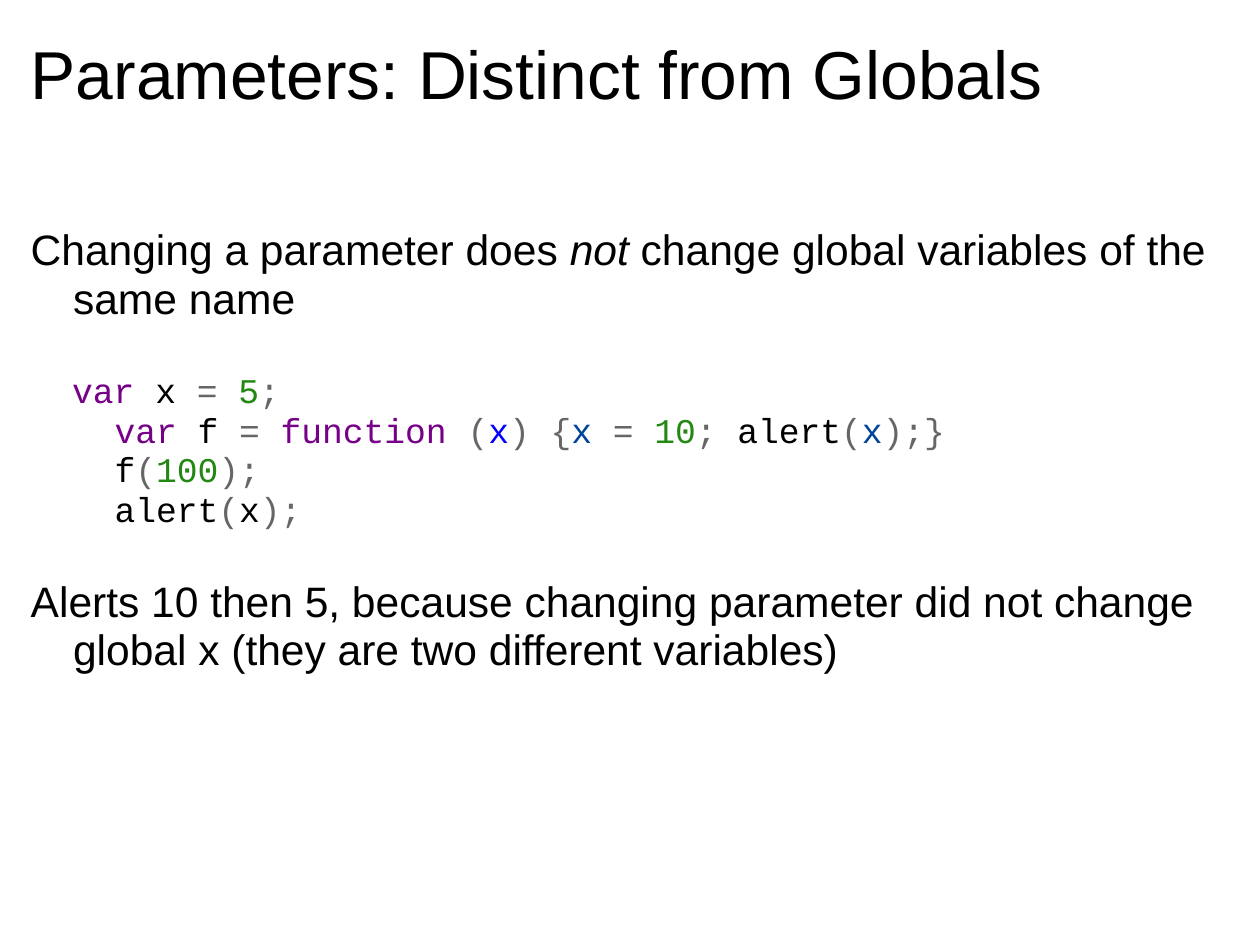
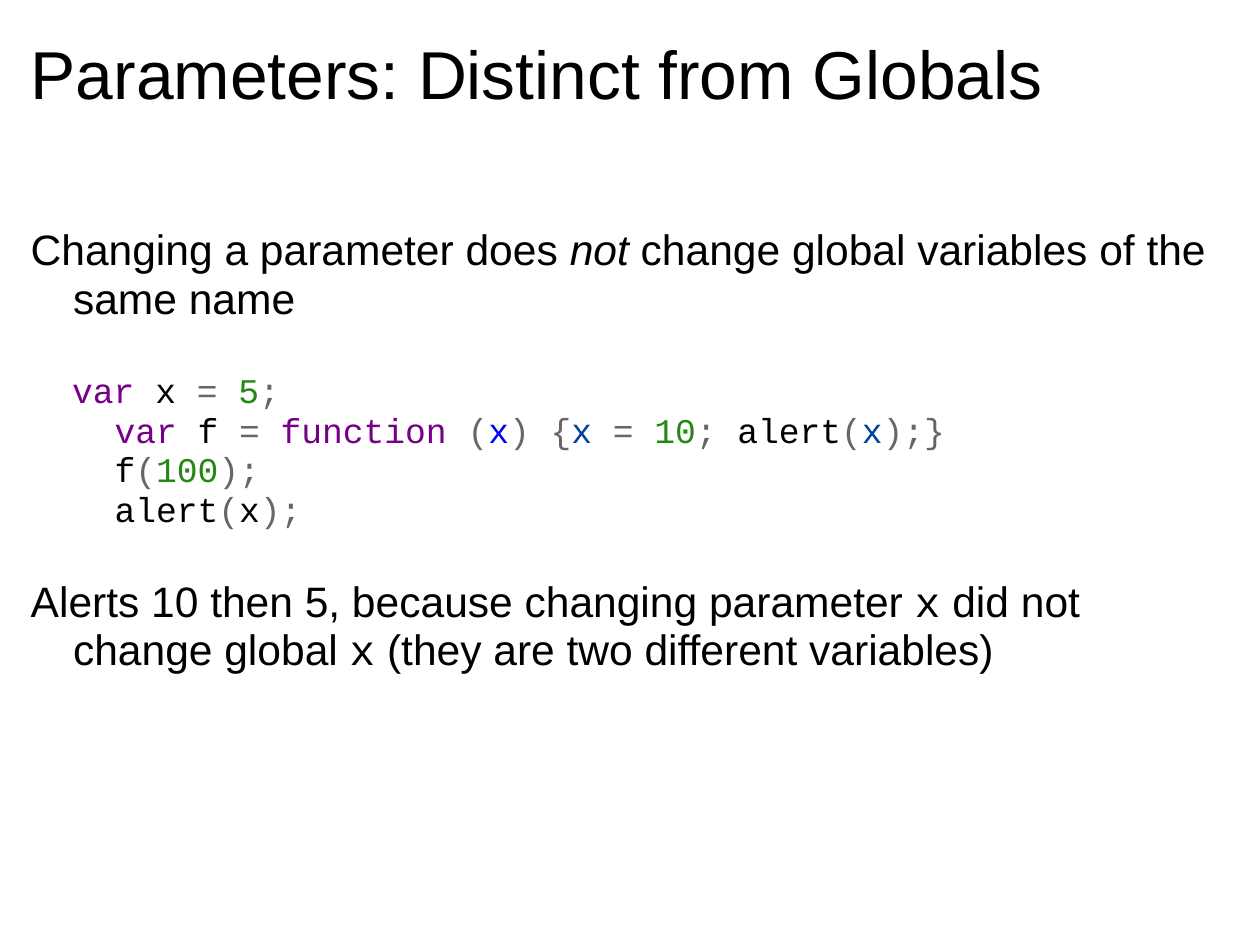
Before and after one commit to dondi/javascript-book, a slide deck: slide 16 of presentations/Chapter_5_Presentation.ppt. Drawn at 1260x945 pixels with LibreOffice and Linux fonts; fonts in the diff are those of the drawing; background and template pictures are left out. Boxes give left, top, right and bottom in pixels: in the first picture for what was removed or moved away, otherwise in the second. Text is boxed around its words. In the diff, an @@ line names an element or a change of style, - is before the commit and + after.

```diff
--- a/presentations/Chapter_5_Presentation.ppt
+++ b/presentations/Chapter_5_Presentation.ppt
@@ text at [31,586,1080,673]: text changed @@
-  Alerts 10 then 5, because changing parameter did not change global x (they are two different variables)
+  Alerts 10 then 5, because changing parameter x did not change global x (they are two different variables)
```
Also in this commit, not shown: 7 other slides changed, 8 slides added, 3 slides removed.
